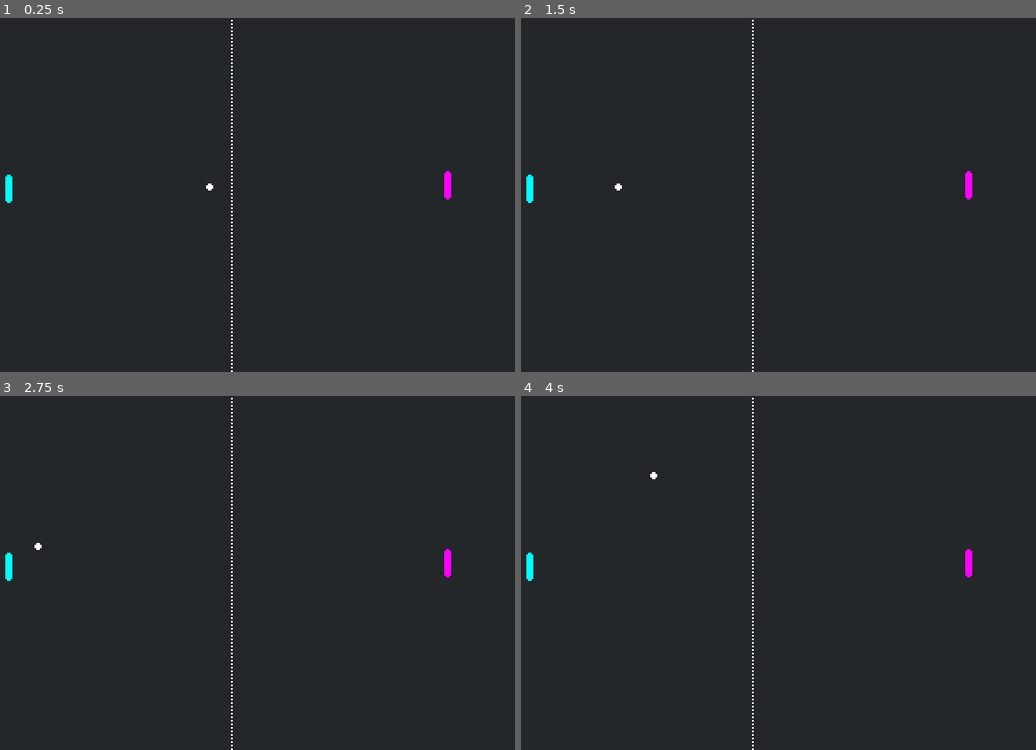
Above: before the commit, frames 1-4 (two rows, left to right).
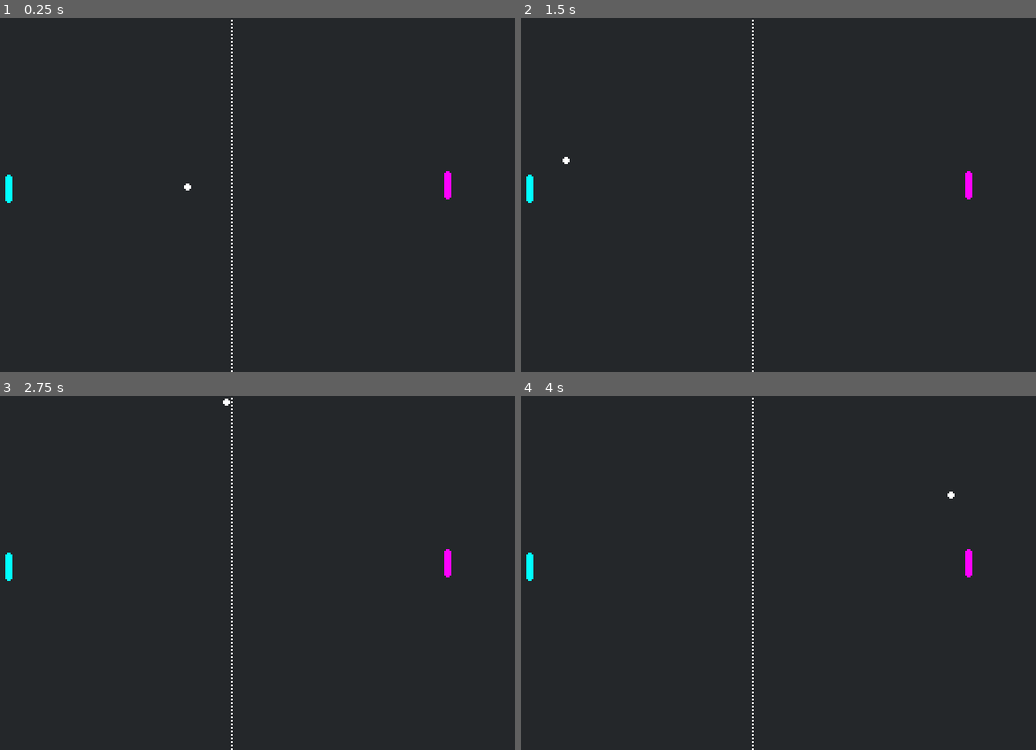
Above: after the commit, the same moments.

Repository: FranklinCentralHS/modProj1-m
Game: Godot game, scene res://pong.tscn
Same seed, same stepped clock (60 frames per second), same inputs: the game is played once before the commit and once after it.
Inputs:
- Up to frame 1 (0.25 s): no input
- Up to frame 2 (1.5 s): tap Enter at 0.5 s; tap Space at 1.25 s
- Up to frame 3 (2.75 s): no input
- Up to frame 4 (4 s): no input

The runs differ from the first frame. In frame 1, less than 0.1% of the frame differs, in the area x 35-42%, y 46-49%; in frame 2, less than 0.1%; in frame 3, less than 0.1%; in frame 4, less than 0.1%.

Commit message:
made ball and paddles faster

Diff:
--- a/logic/ball.gd
+++ b/logic/ball.gd
@@ -1,6 +1,6 @@
 extends Area2D
 
-const DEFAULT_SPEED = 100
+const DEFAULT_SPEED = 200
 
 var _speed = DEFAULT_SPEED
 var direction = Vector2.LEFT
--- a/logic/paddle.gd
+++ b/logic/paddle.gd
@@ -1,6 +1,6 @@
 extends Area2D
 
-const MOVE_SPEED = 100
+const MOVE_SPEED = 225
 
 var _ball_dir
 var _up
